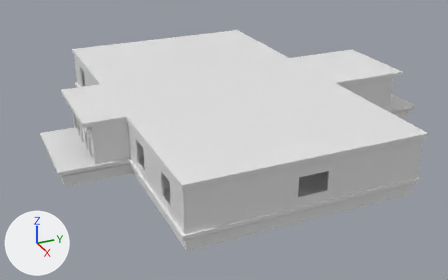
A saved change to the Blender file Assets/WIPModels/Hotel.blend.
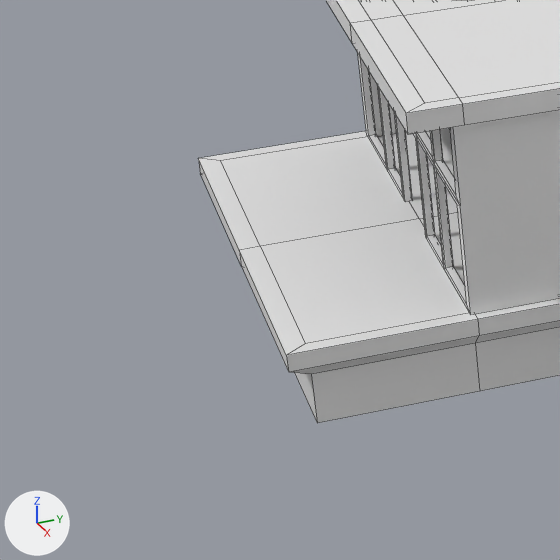
There are two pictures of each version: one whole from a 50 mm lens placed at (84.1, -55.1, 40.7), pointed at (1.1, -17.7, -0.8), one close up on the part from 0% to 25% of the width and 36% to 77% of the height. Every picture has the same lights, and +X, +Y and +Z are marked at lower left. The close-ups show mesh edges as thin lines.

Objects in the first close-up: 'Ceiling', 'Floor', 'Walls'.
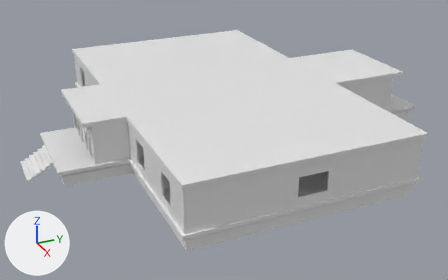
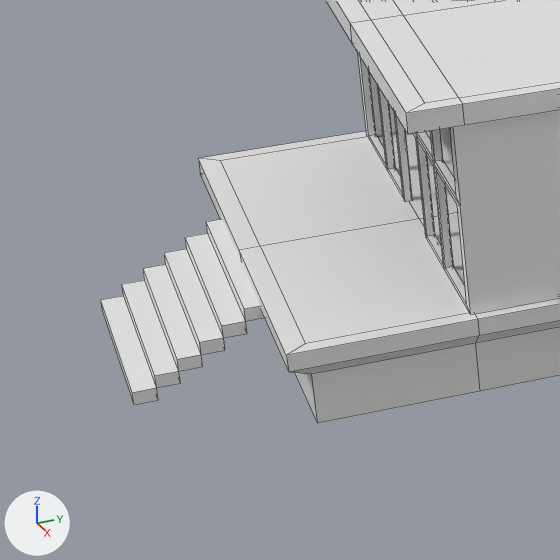
Location of each change, (x1, y1, x2, y2) in pixels of the close-ups (560 x 560 px):
'StairsBack', added: after (100, 219, 264, 405)

Diff of the bpy script that builds the scene:
```diff
--- a/Assets/WIPModels/Hotel.blend.py
+++ b/Assets/WIPModels/Hotel.blend.py
@@ me_plane @@
+me_plane.from_pydata(...)  # a box spanning x -3.21..3.21, y 1.78..3.78, z -0.39..0.0; a box spanning x -3.21..3.21, y -0.22..1.78, z -0.78..-0.39; a box spanning x -3.21..3.21, y -2.22..-0.22, z -1.17..-0.78; a box spanning x -3.21..3.21, y -4.22..-2.22, z -1.56..-1.17; a box spanning x -3.21..3.21, y -6.22..-4.22, z -1.95..-1.56; a box spanning x -3.21..3.21, y -8.22..-6.22, z -2.34..-1.95
@@ ob_stairsback @@
+ob_stairsback = bpy.data.objects.new('StairsBack', me_plane)
+ob_stairsback.location = (0.0, -46.01, 1.65)
+ob_stairsback.scale = (1.0, 0.332, 1.0)
```
